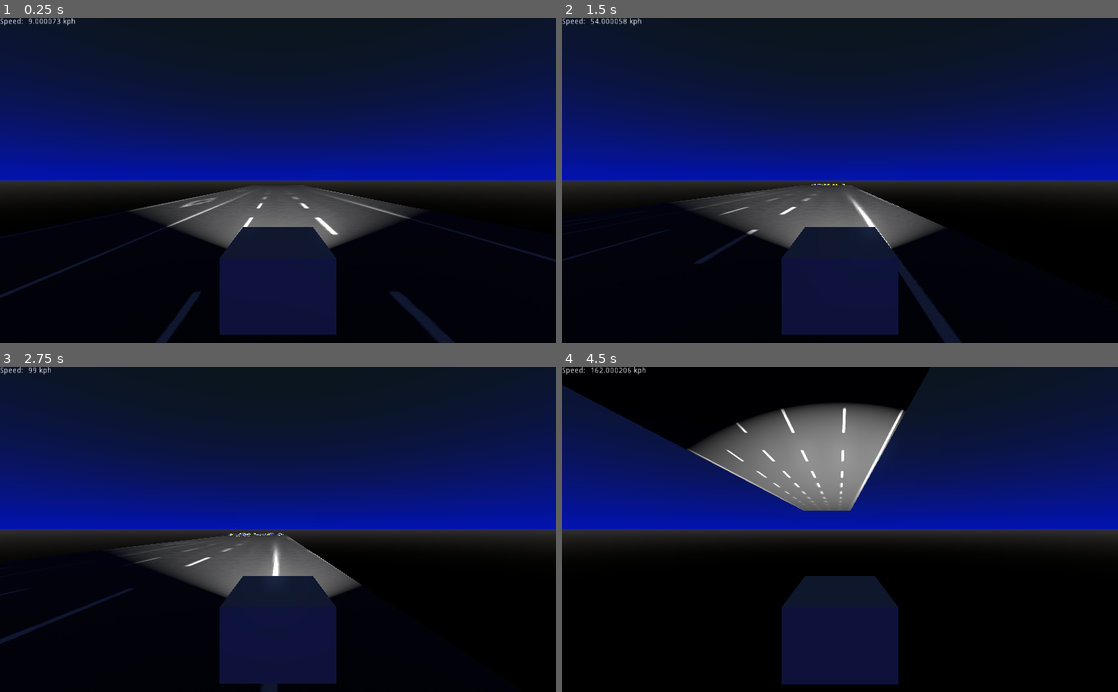
Above: before the commit, frames 1-4 (two rows, left to right).
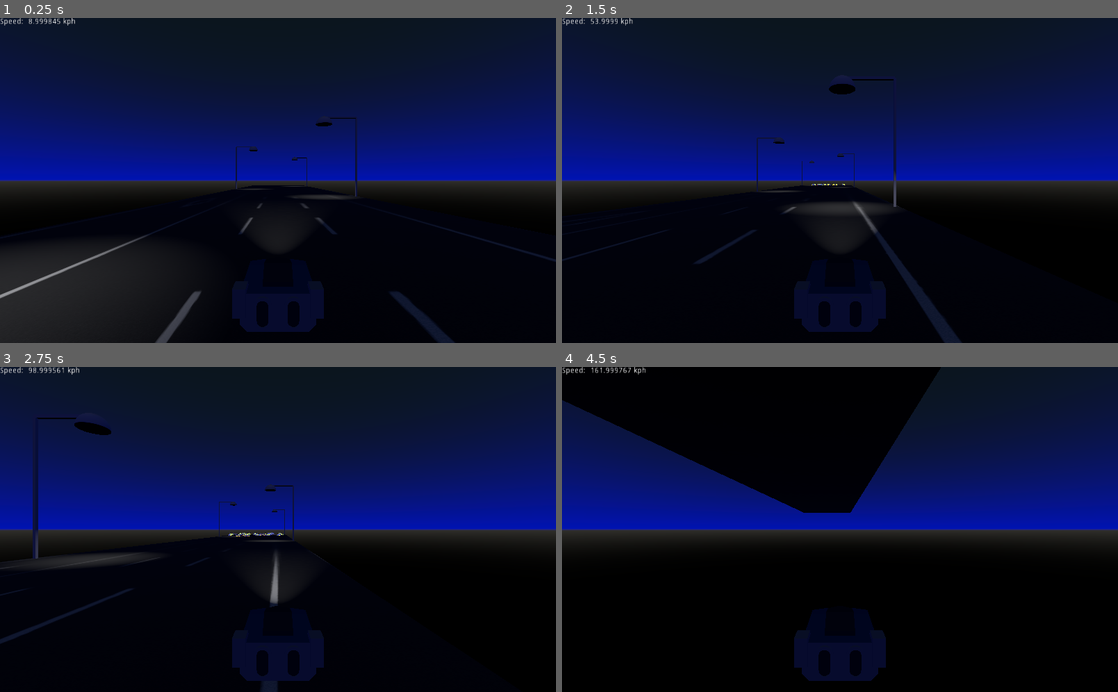
Above: after the commit, the same moments.

Repository: CloneDeath/TokyoBlue
Game: Godot game, scene res://Main.tscn
Same seed, same stepped clock (60 frames per second), same inputs: the game is played once before the commit and once after it.
Inputs:
- Up to frame 1 (0.25 s): no input
- Up to frame 2 (1.5 s): hold D (move_right) 0.53-1.28 s; hold A (move_left) from 1.28 s (still down)
- Up to frame 3 (2.75 s): release A (move_left) at 2.03 s; hold D (move_right) from 2.03 s (still down)
- Up to frame 4 (4.5 s): release D (move_right) at 3.53 s; hold A (move_left) from 3.53 s (still down)

The runs differ from the first frame. In frame 1, 17% of the frame differs, in the area x 0-77%, y 0-100%; in frame 2, 9.7%; in frame 3, 10%; in frame 4, 15%.

Commit message:
Added model for the player, as well as lamp-posts to illuminate the track

Diff:
--- /dev/null
+++ b/Environment/Lamp/Lamp.tscn
@@ -0,0 +1,36 @@
+[gd_scene load_steps=4 format=2]
+
+[sub_resource type="SphereMesh" id=1]
+
+height = 1.0
+is_hemisphere = true
+
+[sub_resource type="CubeMesh" id=2]
+
+size = Vector3( 4, 0.2, 0.2 )
+
+[sub_resource type="CubeMesh" id=3]
+
+size = Vector3( 0.2, 10, 0.2 )
+
+[node name="Lamp" type="Spatial"]
+
+[node name="Top" type="MeshInstance" parent="."]
+transform = Transform( -1, -8.74228e-08, 7.64274e-15, -8.74228e-08, 1, -8.74228e-08, 0, -8.74228e-08, -1, 0, 9.146, 0 )
+mesh = SubResource( 1 )
+material/0 = null
+
+[node name="TopPole" type="MeshInstance" parent="."]
+transform = Transform( -1, -3.82137e-15, -8.74228e-08, -8.74228e-08, 4.37114e-08, 1, 0, 1, -4.37114e-08, 2, 10, 0 )
+mesh = SubResource( 2 )
+material/0 = null
+
+[node name="SidePole" type="MeshInstance" parent="."]
+transform = Transform( 1, 0, 0, 0, 1, 0, 0, 0, 1, 4, 5, 0 )
+mesh = SubResource( 3 )
+material/0 = null
+
+[node name="SpotLight" type="SpotLight" parent="."]
+transform = Transform( 1, 0, 0, 0, -4.37114e-08, 1, 0, -1, -4.37114e-08, 0, 9, 0 )
+spot_range = 12.0
+spot_angle = 30.0
--- a/Environment/Prefabs/Straight Track.tscn
+++ b/Environment/Prefabs/Straight Track.tscn
@@ -1,17 +1,24 @@
-[gd_scene load_steps=4 format=2]
+[gd_scene load_steps=5 format=2]
 
 [ext_resource path="res://Environment/Meshes/Straight Track.dae" type="PackedScene" id=1]
-[ext_resource path="res://Environment/Materials/MarkedRoad_Source.tres" type="Material" id=2]
+[ext_resource path="res://Environment/Lamp/Lamp.tscn" type="PackedScene" id=2]
+[ext_resource path="res://Environment/Materials/MarkedRoad_Source.tres" type="Material" id=3]
 
 [sub_resource type="BoxShape" id=1]
 
 extents = Vector3( 9.9897, 0.239042, 24.9995 )
 
-[node name="Straight Track" instance=ExtResource( 1 )]
+[node name="Straight Track" index="0" instance=ExtResource( 1 )]
 
-[node name="Straight_Track" parent="." index="0"]
-transform = Transform( -1, 8.74228e-008, 0, -8.74228e-008, -1, 0, 0, 0, 1, 0, 0, 0 )
-material/0 = ExtResource( 2 )
+[node name="Lamp" parent="." index="0" instance=ExtResource( 2 )]
+transform = Transform( 1, 0, 0, 0, 1, 0, 0, 0, 1, 5.66836, 0, 0 )
+
+[node name="Lamp2" parent="." index="1" instance=ExtResource( 2 )]
+transform = Transform( -1, 0, -8.74228e-08, 0, 1, 0, 8.74228e-08, 0, -1, -5.668, 0, 25 )
+
+[node name="Straight_Track" parent="." index="2"]
+transform = Transform( -1, 8.74228e-08, 0, -8.74228e-08, -1, 0, 0, 0, 1, 0, 0, 0 )
+material/0 = ExtResource( 3 )
 
 [node name="StaticBody" type="StaticBody" parent="Straight_Track" index="0"]
 
--- a/Environment/Track/Track.tscn
+++ b/Environment/Track/Track.tscn
@@ -24,3 +24,13 @@
 
 [node name="CollisionShape" type="CollisionShape" parent="."]
 shape = SubResource( 3 )
+
+[node name="SpotLight" type="SpotLight" parent="."]
+transform = Transform( 1, 0, 0, 0, -4.37114e-08, 1, 0, -1, -4.37114e-08, 5, 4.41845, 0 )
+spot_range = 12.0
+spot_angle = 30.0
+
+[node name="SpotLight2" type="SpotLight" parent="."]
+transform = Transform( 1, 0, 0, 0, -4.37114e-08, 1, 0, -1, -4.37114e-08, -5, 4.41845, 0 )
+spot_range = 12.0
+spot_angle = 30.0
--- a/Main.tscn
+++ b/Main.tscn
@@ -10,7 +10,6 @@
 script = ExtResource( 1 )
 
 [node name="Player" parent="." instance=ExtResource( 2 )]
-editor/display_folded = true
 transform = Transform( 1, 0, 0, 0, 1, 0, 0, 0, 1, 0, 0.202147, 0 )
 
 [node name="Camera" type="Camera" parent="Player"]
--- a/Player/Player.tscn
+++ b/Player/Player.tscn
@@ -1,30 +1,36 @@
 [gd_scene load_steps=4 format=2]
 
 [ext_resource path="res://Player/Player.gd" type="Script" id=1]
+[ext_resource path="res://Player/player.obj" type="ArrayMesh" id=2]
 
 [sub_resource type="BoxShape" id=1]
 
-extents = Vector3( 0.75, 0.5, 1 )
-
-[sub_resource type="CubeMesh" id=2]
-
-size = Vector3( 1.5, 1, 2 )
+extents = Vector3( 0.6, 0.4, 1 )
 
 [node name="Player" type="KinematicBody"]
 script = ExtResource( 1 )
 
 [node name="CollisionShape" type="CollisionShape" parent="."]
-transform = Transform( 1, 0, 0, 0, 1, 0, 0, 0, 1, 0, 0.5, 0 )
+transform = Transform( 1, 0, 0, 0, 1, 0, 0, 0, 1, 0, 0.4, 0 )
 shape = SubResource( 1 )
 
 [node name="MeshInstance" type="MeshInstance" parent="."]
-transform = Transform( 1, 0, 0, 0, 1, 0, 0, 0, 1, 0, 0.5, 0 )
-mesh = SubResource( 2 )
+transform = Transform( -1, 0, -8.74228e-08, 0, 1, 0, 8.74228e-08, 0, -1, 0, 0.0315893, -0.483602 )
+mesh = ExtResource( 2 )
 material/0 = null
+material/1 = null
+material/2 = null
+material/3 = null
+material/4 = null
+material/5 = null
+material/6 = null
+material/7 = null
+material/8 = null
+material/9 = null
+material/10 = null
 
 [node name="SpotLight" type="SpotLight" parent="MeshInstance"]
-transform = Transform( -1, 0, -3.25841e-07, 0, 1, 0, 3.25841e-07, 0, -1, 0, 0, 1.14867 )
-light_energy = 16.0
-light_indirect_energy = 16.0
+transform = Transform( 1, 0, 0, 0, 1, 0, 0, 0, 1, 6.16296e-10, 0.527711, -1.15605 )
 light_bake_mode = 0
-spot_range = 149.6
+spot_range = 20.0
+spot_angle = 20.0
Not shown, added: Player/player.mtl
Not shown, added: Player/player.obj
Not shown, added: Player/player.obj.import
Not shown, added: Player/player.model
